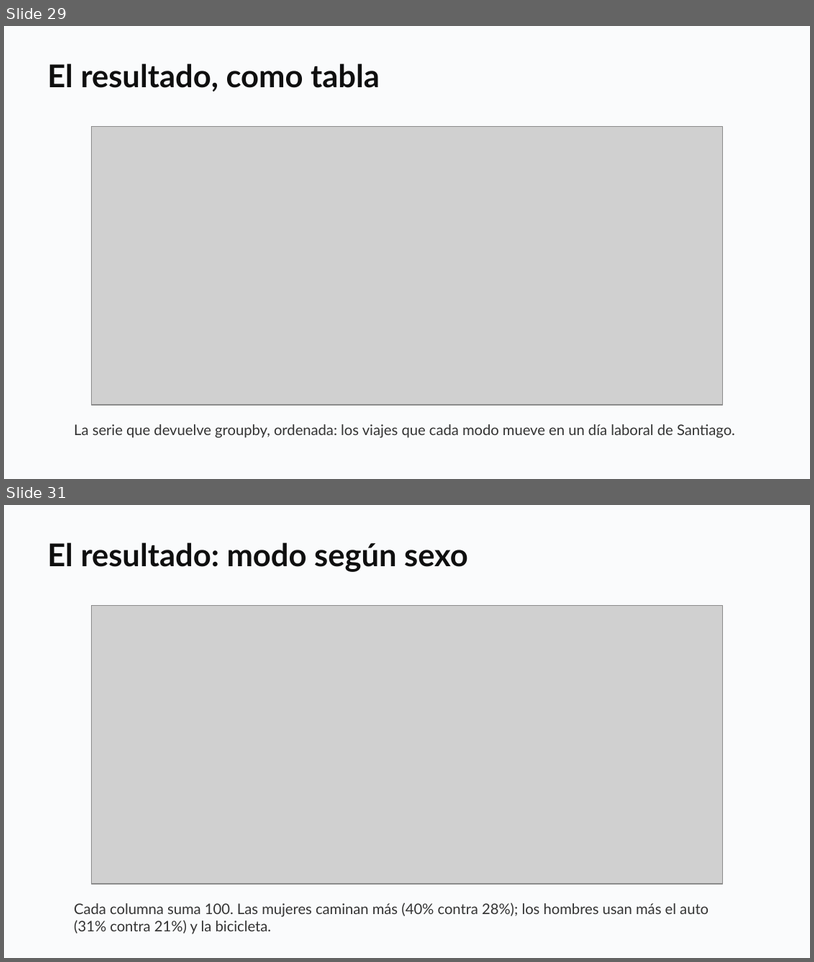
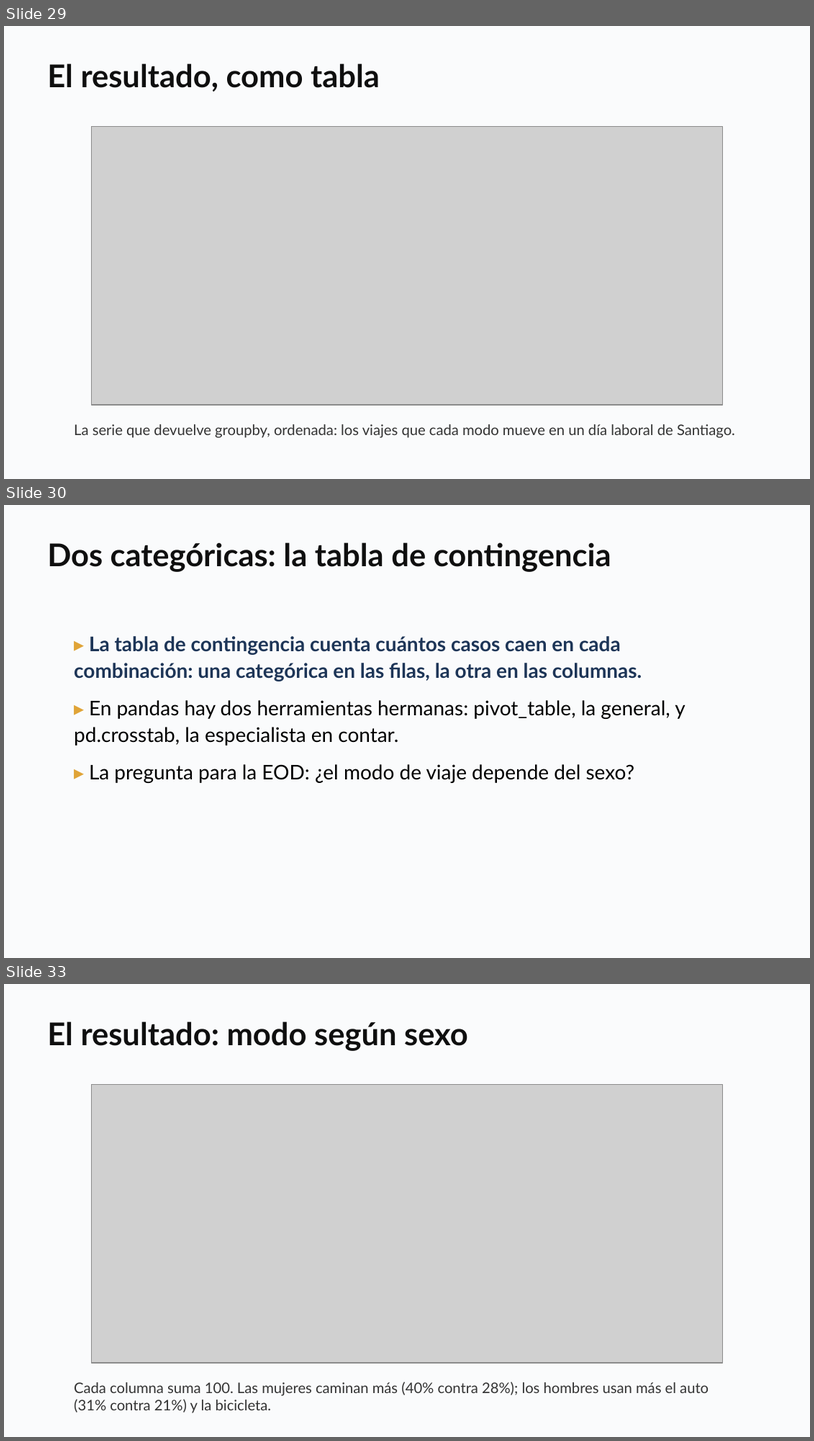
Before and after one commit to daniopitz/diplomado-cdd, a slide deck: presentaciones/clase03_eda_bivariado.pptx. Shown one above the other, each under a label of ours: slides 29 and 31 before the commit, slides 29, 30 and 33 after it; the slides between them are not shown. The pictures are 814x962 and 814x1441 pixels, drawn with LibreOffice and Linux fonts; fonts in the diff are those of the drawing; grey boxes stand for pictures. Boxes give left, top, right and bottom in pixels: in the first picture for what was removed or moved away, otherwise in the second. Text is boxed around its words. In the diff, an @@ line names an element or a change of style, - is before the commit and + after.

```diff
--- a/presentaciones/clase03_eda_bivariado.pptx
+++ b/presentaciones/clase03_eda_bivariado.pptx
@@ slide 30 added at box(4, 505, 810, 958), background #FFFFFF @@
@@ rectangle added at box(4, 505, 810, 958), fill #FAFBFC @@
@@ text added at box(47, 542, 612, 572), 28 pt, text #0F0F0F, bold @@
+Dos categóricas: la tabla de contingencia
@@ text added at box(74, 636, 685, 783), 18 pt, text #000000 @@
+▸ La tabla de contingencia cuenta cuántos casos caen en cada combinación: una categórica en las filas, la otra en las columnas.
+▸ En pandas hay dos herramientas hermanas: pivot_table, la general, y pd.crosstab, la especialista en contar.
+▸ La pregunta para la EOD: ¿el modo de viaje depende del sexo?
@@ what was slide 31 is now slide 33 @@
```
Also in this commit, not shown: 1 slide changed, 1 other slide added, 3 other files.
